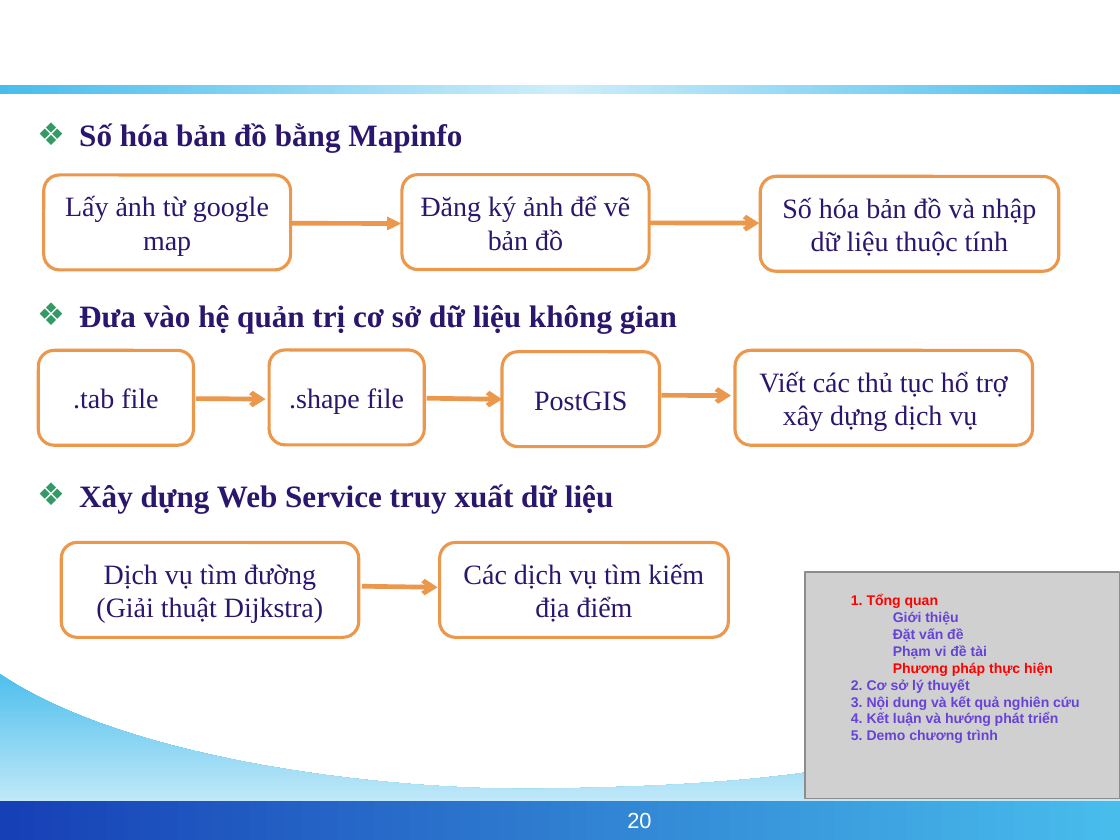
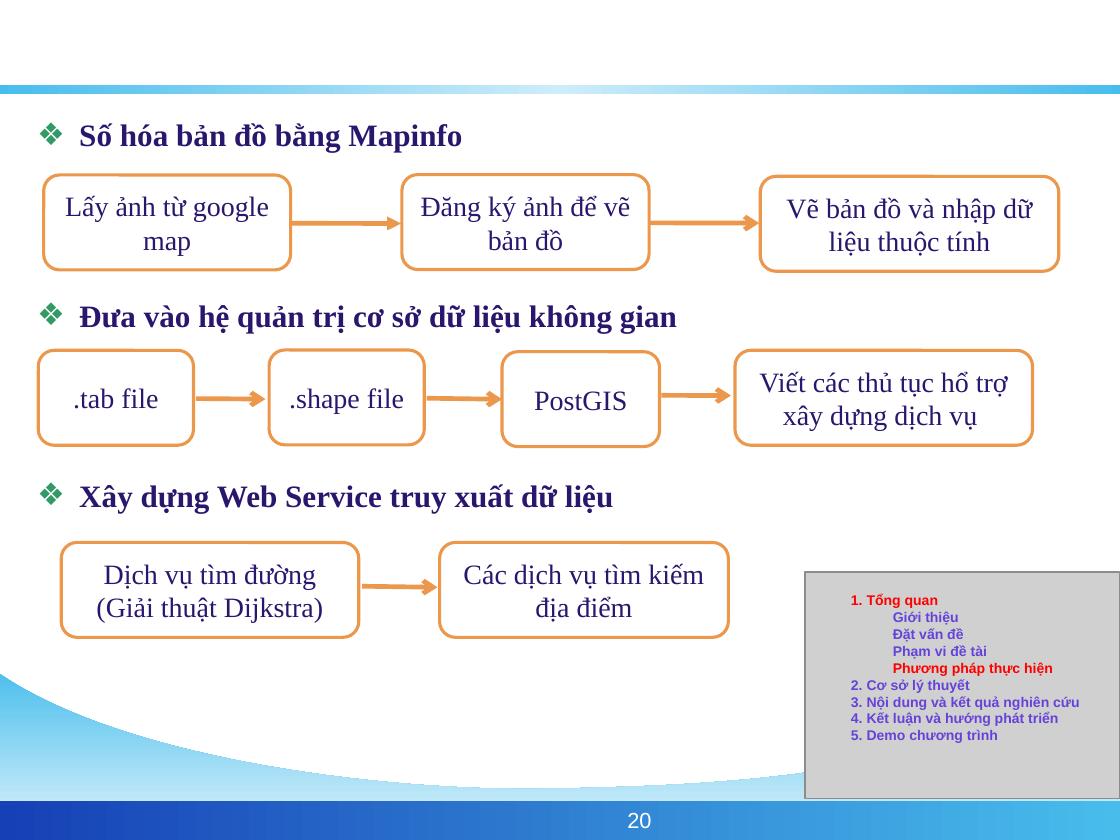
Before and after one commit to phamngsinh/cantho-webgis, a slide deck: slide 20 of Document/Bao Cao/BaoCaoLuanVan.ppt. Drawn at 1120x840 pixels with LibreOffice and Linux fonts; fonts in the diff are those of the drawing; grey boxes stand for pictures; background and template pictures are left out. Boxes give left, top, right and bottom in pixels: in the first picture for what was removed or moved away, otherwise in the second. Text is boxed around its words. In the diff, an @@ line names an element or a change of style, - is before the commit and + after.

```diff
--- a/Document/Bao Cao/BaoCaoLuanVan.ppt
+++ b/Document/Bao Cao/BaoCaoLuanVan.ppt
@@ text in rounded rectangle at bbox=[786, 197, 1032, 256]: text changed @@
-Số hóa bản đồ và nhập dữ liệu thuộc tính
+Vẽ bản đồ và nhập dữ liệu thuộc tính
```
Also in this commit, not shown: 1 other slide changed, 1 other file.
